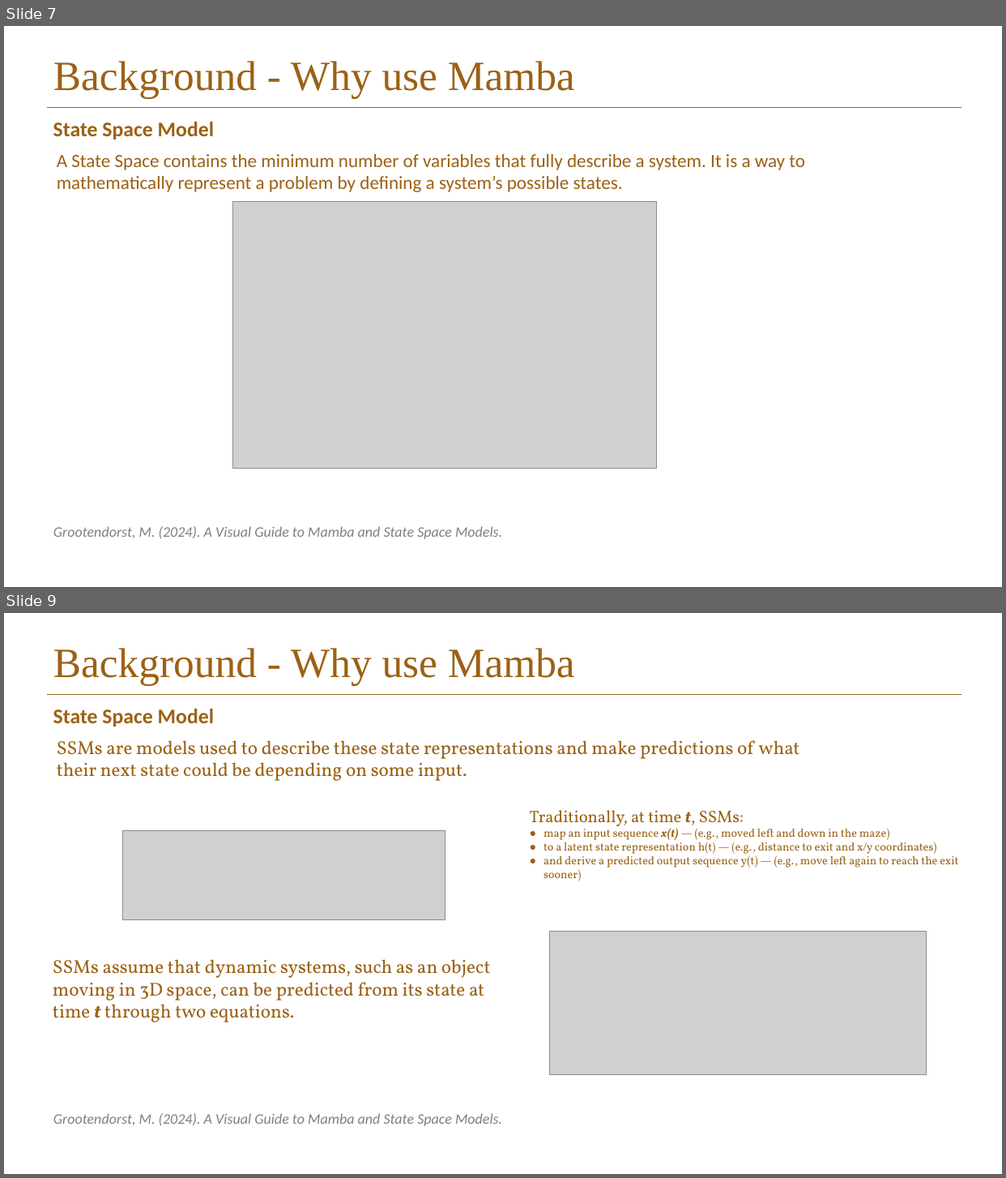
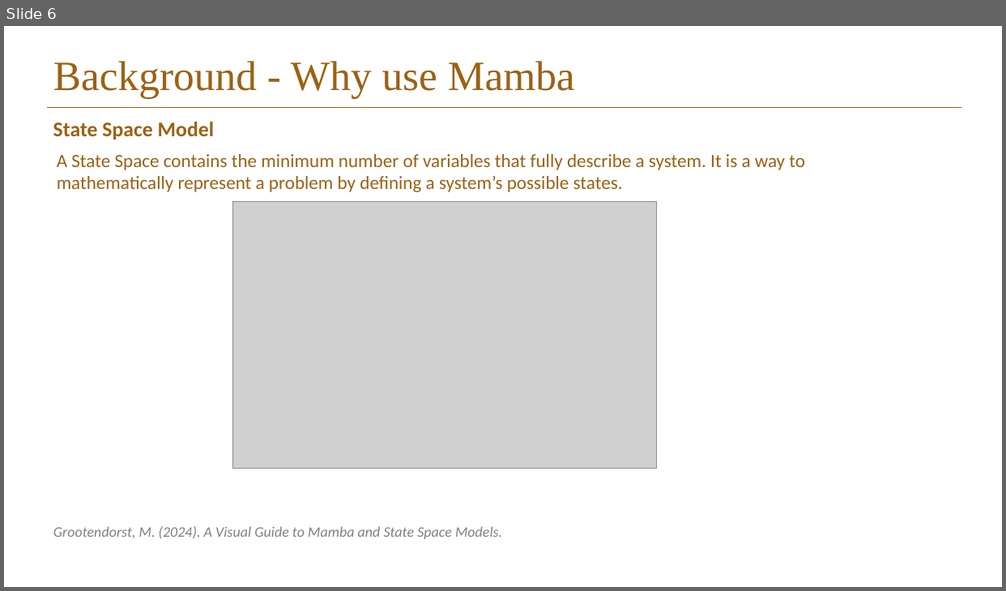
Before and after one commit to Elison-debug/Cmamba_reconstruct, a slide deck: pre-ssm.pptx. Shown one above the other, each under a label of ours: slides 7 and 9 before the commit, slide 6 after it; the slides between them are not shown. The pictures are 1006x1178 and 1006x591 pixels, drawn with LibreOffice and Linux fonts; fonts in the diff are those of the drawing; grey boxes stand for pictures; background and template pictures are left out. Boxes give left, top, right and bottom in pixels: in the first picture for what was removed or moved away, otherwise in the second. Text is boxed around its words. In the diff, an @@ line names an element or a change of style, - is before the commit and + after.

```diff
--- a/pre-ssm.pptx
+++ b/pre-ssm.pptx
@@ slide 9 removed at (x1=4, y1=613, x2=1002, y2=1174), background picture (left out); not listed: 1 template element that a slide beside it also shows @@
@@ title removed at (x1=53, y1=648, x2=575, y2=686) @@
-Background - Why use Mamba
@@ text removed at (x1=53, y1=709, x2=214, y2=726) @@
-State Space Model
@@ text removed at (x1=57, y1=740, x2=800, y2=781) @@
-SSMs are models used to describe these state representations and make predictions of what their next state could be depending on some input.
@@ picture removed at (x1=123, y1=830, x2=445, y2=920) @@
@@ text removed at (x1=530, y1=810, x2=958, y2=881) @@
-Traditionally, at time t, SSMs:
-● map an input sequence x(t) — (e.g., moved left and down in the maze)
-● to a latent state representation h(t) — (e.g., distance to exit and x/y coordinates)
-● and derive a predicted output sequence y(t) — (e.g., move left again to reach the exit sooner)
@@ picture removed at (x1=550, y1=931, x2=927, y2=1075) @@
@@ text removed at (x1=53, y1=959, x2=491, y2=1022) @@
-SSMs assume that dynamic systems, such as an object moving in 3D space, can be predicted from its state at time t through two equations.
@@ text removed at (x1=53, y1=1113, x2=502, y2=1126) @@
-Grootendorst, M. (2024). A Visual Guide to Mamba and State Space Models.
@@ what was slide 7 is now slide 6 @@
```
Also in this commit, not shown: 4 slides changed, 1 other slide removed, 1 other file.
